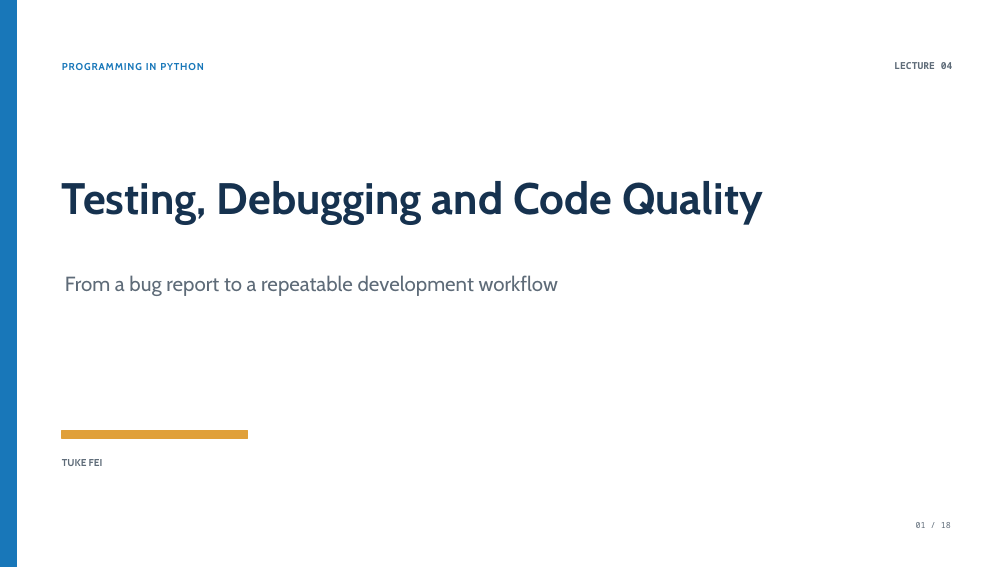
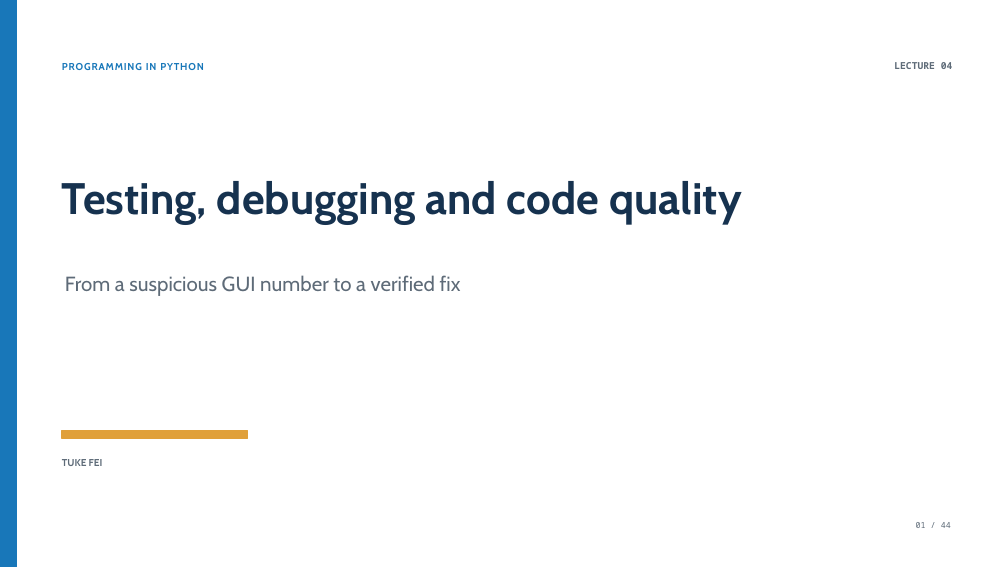
Before and after one commit to marek-horvath/python, a slide deck: slide 1 of presentations/04-testovanie-debugging-kvalita.en.pptx. Drawn at 1008x567 pixels with LibreOffice and Linux fonts; fonts in the diff are those of the drawing. Boxes give left, top, right and bottom in pixels: in the first picture for what was removed or moved away, otherwise in the second. Text is boxed around its words. In the diff, an @@ line names an element or a change of style, - is before the commit and + after.

Commit message:
feat: publish testing and HTTP lecture materials

```diff
--- a/presentations/04-testovanie-debugging-kvalita.en.pptx
+++ b/presentations/04-testovanie-debugging-kvalita.en.pptx
@@ text at (62, 181, 742, 225): text changed @@
-Testing, Debugging and Code Quality
+Testing, debugging and code quality
@@ text at (65, 275, 461, 296): text changed @@
-From a bug report to a repeatable development workflow
+From a suspicious GUI number to a verified fix
```
Also in this commit, not shown: 1 other slide changed, 42 slides added, 16 slides removed, 23 other files.
